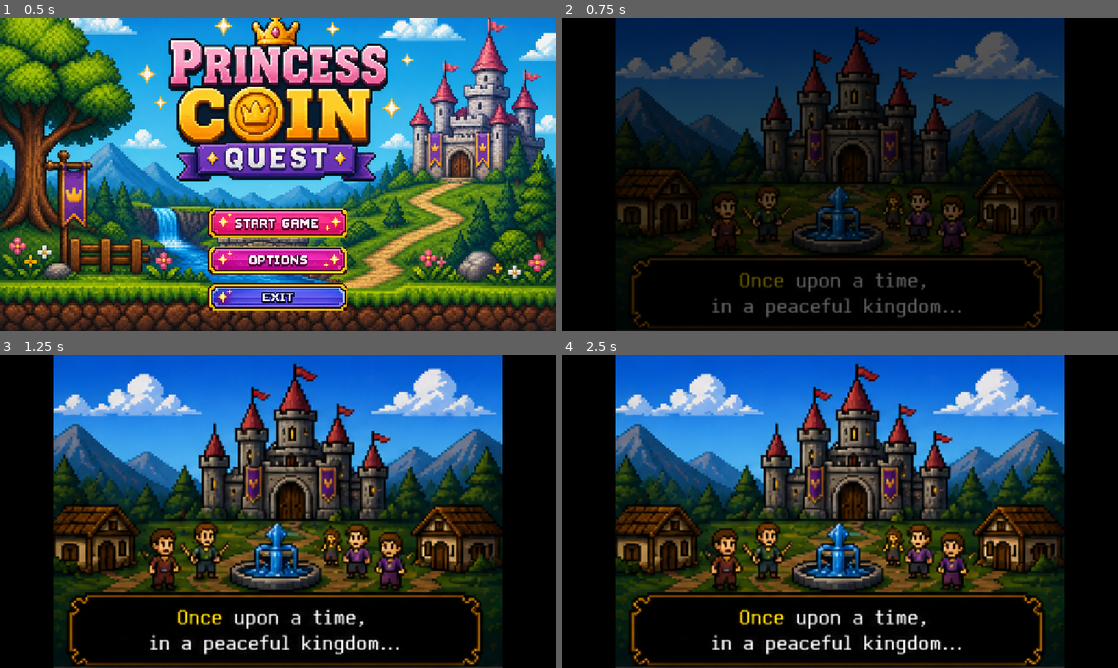
Above: before the commit, frames 1-4 (two rows, left to right).
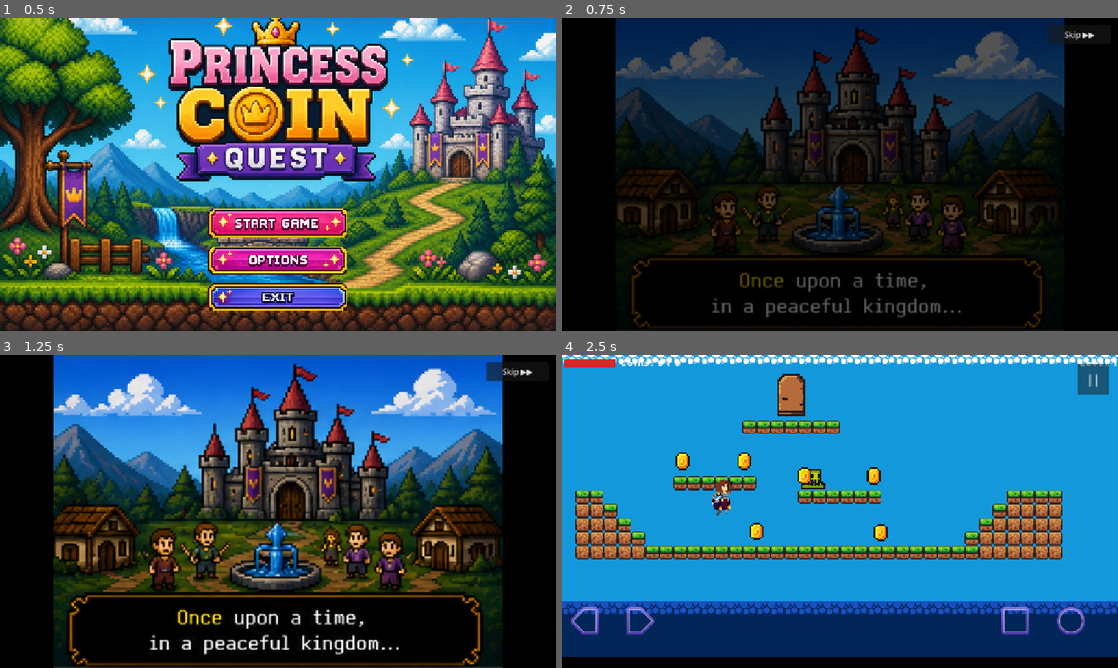
Above: after the commit, the same moments.

Repository: RazorRyan/PrincessCoinQuest
Game: Godot game, scene res://scenes/levels/MainMenu.tscn
The game is run twice, just before and just after one commit, with the same random seed, the same clock (stepped at 60 frames per second) and the same inputs. Sound files missing from this copy of the repository are replaced by a short silence.
Inputs (mouse positions are in pixels of both pictures, inside the frame that each line leads up to):
- Up to frame 1 (0.5 s): no input
- Up to frame 2 (0.75 s): click (840, 224) at 0.5 s
- Up to frame 3 (1.25 s): no input
- Up to frame 4 (2.5 s): click (1079, 370) at 1.25 s, where only the run after the commit has a clickable "Skip ▶▶"; tap Enter at 2 s; move the mouse to (962, 495) at 2.02 s; hold D (move_right) from 2.03 s (still down); tap J (attack) at 2.1 s; click (962, 495) at 2.17 s; tap Space (jump) at 2.27 s

Frame 1 is identical in both runs. In frame 2, 0.2% of the frame differs, in the area x 87-96%, y 2-9%; in frame 3, 0.3%; in frame 4, 95%, in the area x 0-100%, y 0-100%.
Error after the commit: Invalid assignment of property or key 'text' with value of type 'String' on a base object of type 'null instance'. (res://scripts/ui/Hud.gd:22)

Commit message:
Added skip movie to end

Diff:
--- a/src/scenes/ui/IntroMovie.tscn
+++ b/src/scenes/ui/IntroMovie.tscn
@@ -64,3 +64,17 @@
 autoplay = false
 volume_db = -8.0
 bus = &"Music"
+
+[node name="SkipButton" type="Button" parent="."]
+layout_mode = 1
+anchors_preset = -1
+anchor_left = 1.0
+anchor_top = 0.0
+anchor_right = 1.0
+anchor_bottom = 0.0
+offset_left = -160.0
+offset_top = 16.0
+offset_right = -16.0
+offset_bottom = 60.0
+text = "Skip ▶▶"
+theme_override_font_sizes/font_size = 18
--- a/src/scripts/ui/IntroMovie.gd
+++ b/src/scripts/ui/IntroMovie.gd
@@ -18,25 +18,41 @@
 @onready var fade_overlay: ColorRect = $FadeOverlay
 @onready var skip_label: Label = $SkipLabel
 @onready var intro_music: AudioStreamPlayer = $IntroMusic
+@onready var skip_button: Button = $SkipButton
 
 var _current_frame := 0
 var _on_last_frame := false
 var _waiting_for_input := false
+var _skipped := false
 
 func _ready() -> void:
 	fade_overlay.color = Color(0, 0, 0, 1)
 	movie_image.scale = Vector2.ONE
 	skip_label.modulate.a = 0.0
 	intro_music.play(0.0)
+	skip_button.pressed.connect(_on_skip_pressed)
 	_play_sequence()
 
 func _input(event: InputEvent) -> void:
+	if _skipped:
+		return
+	# Allow any key press to skip at any time.
+	if event is InputEventKey and event.pressed and not event.echo:
+		_on_skip_pressed()
+		return
 	if not _waiting_for_input:
 		return
 	if event is InputEventMouseButton and not event.pressed:
 		return
 	if event is InputEventMouseButton or event is InputEventScreenTouch:
-		_load_first_level()
+		_on_skip_pressed()
+
+
+func _on_skip_pressed() -> void:
+	if _skipped:
+		return
+	_skipped = true
+	_load_first_level()
 
 # ── Main sequence ─────────────────────────────────────────────────────────────
 
